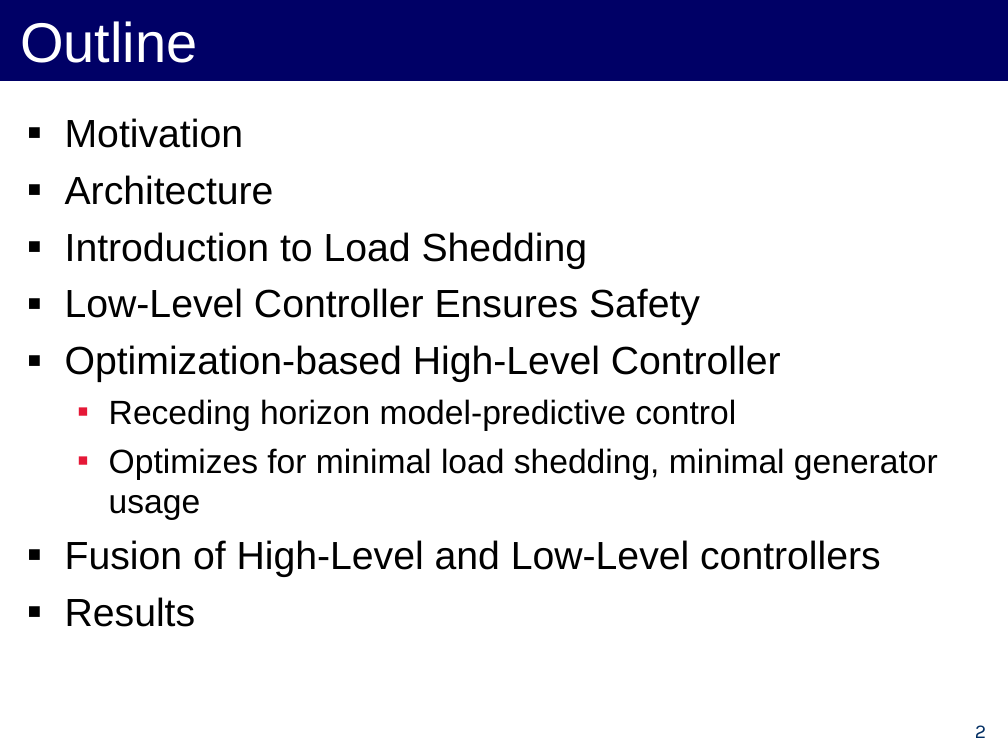
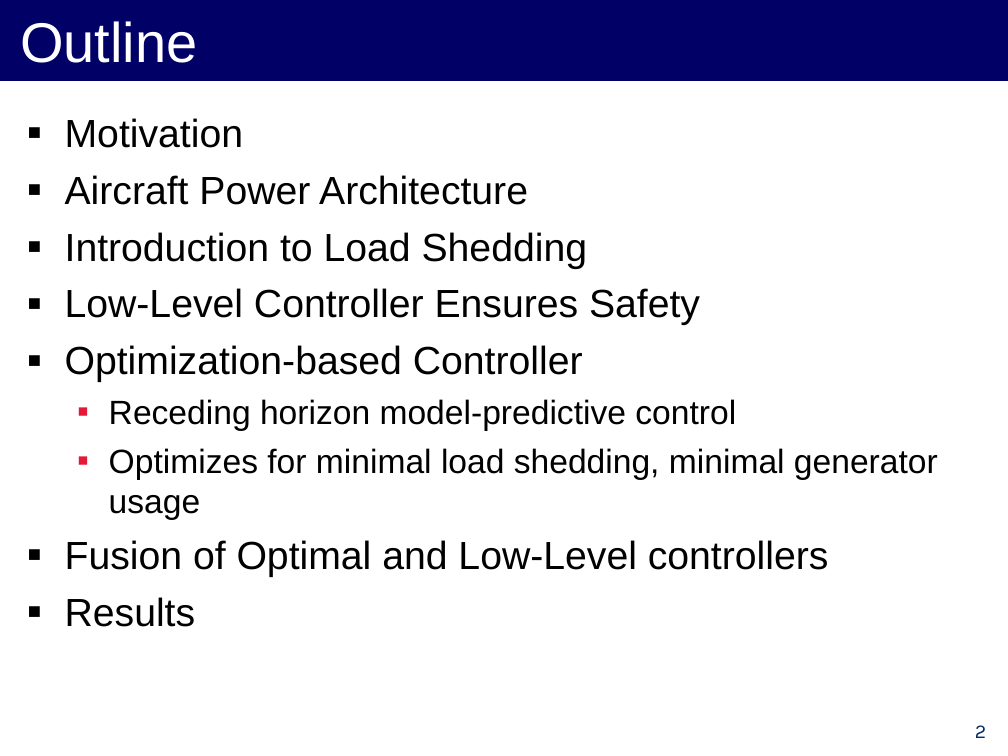
Before and after one commit to forresti/optimal_load_management, a slide deck: slide 2 of project/12-3-12_Presentation.ppt. Drawn at 1008x756 pixels with LibreOffice and Linux fonts; fonts in the diff are those of the drawing. Boxes give left, top, right and bottom in pixels: in the first picture for what was removed or moved away, otherwise in the second. Text is boxed around its words. In the diff, an @@ line names an element or a change of style, - is before the commit and + after.

Commit message:
renaming some stuff... 'high-level controller' -> 'optimal LMS'.

```diff
--- a/project/12-3-12_Presentation.ppt
+++ b/project/12-3-12_Presentation.ppt
@@ text at <box>65,175,528,205</box>: text changed @@
-▪ Architecture
+▪ Aircraft Power Architecture
@@ text at <box>65,345,583,382</box>: text changed @@
-▪ Optimization-based High-Level Controller
+▪ Optimization-based Controller
@@ text at <box>65,540,829,577</box>: text changed @@
-▪ Fusion of High-Level and Low-Level controllers
+▪ Fusion of Optimal and Low-Level controllers
```
Also in this commit, not shown: 7 other slides changed.
